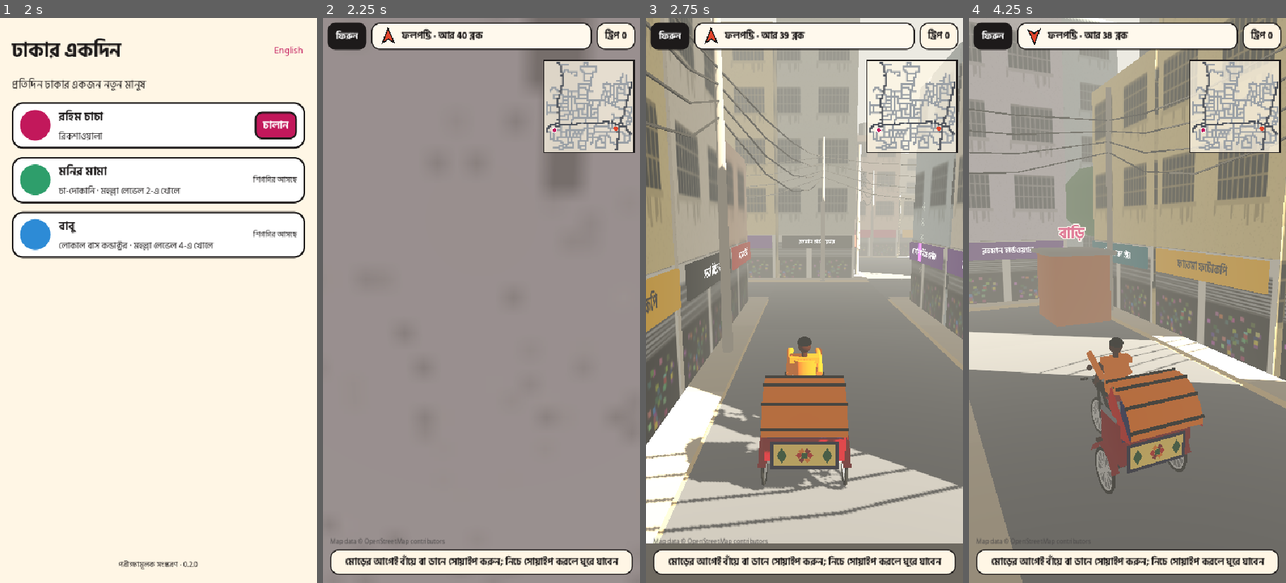
Above: before the commit, frames 1-4 (left to right).
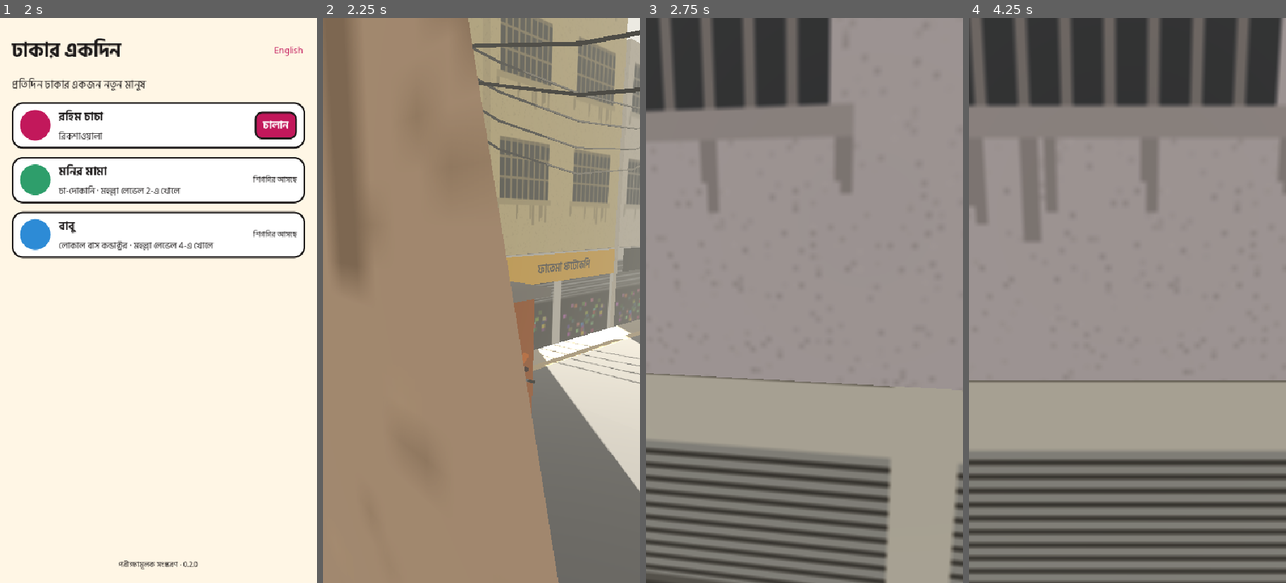
Above: after the commit, the same moments.

Repository: Habibur-Rahman-KUET-09/Dhakay-Akdin
Game: Godot game, scene res://scenes/main.tscn
Two runs of this game, one before a commit and one after it. Both use one fixed random seed, a clock stepped at 60 frames per second and the inputs below.
Inputs (mouse positions are in pixels of both pictures, inside the frame that each line leads up to):
- Up to frame 1 (2 s): click "English" at 0.5 s; click "বাংলা" at 1.25 s
- Up to frame 2 (2.25 s): click "চালান" at 2 s
- Up to frame 3 (2.75 s): no input
- Up to frame 4 (4.25 s): tap Enter at 2.75 s; move the mouse to (1197, 272) at 2.77 s; hold Right (ui_right) 2.78-3.5 s; tap B at 2.85 s; click (1197, 272) at 2.92 s; tap Space at 3.02, 3.05, 3.32 s; drag from (1064, 328) to (1111, 413) at 3.52 s

Frame 1 is identical in both runs. In frame 2, 94% of the frame differs, in the area x 0-100%, y 0-100%; in frame 3, 74%; in frame 4, 71%.
Error after the commit: Parse Error: Cannot infer the type of "text" variable because the value doesn't have a set type. (res://scripts/ui/hud.gd:173)

Commit message:
3D: the player pedals: speed in their hands, slower top speed
- Hold Pedal (right) to gather speed, let go to roll to a stop, Brake
  (left) to stop quickly; top speed about 20 km/h, shown on screen.
  Numbers in balance.json; shift tests for pedalling, coasting, braking.
- Touches are read per finger, so one finger can pedal while another
  swipes a turn. Space and B do the same on a keyboard.
- Rahim Chacha's legs move only while he pedals.

Co-Authored-By: Claude Opus 5.5 <noreply@anthropic.com>
Claude-Session: https://claude.ai/code/session_01D5VTTbiAkjZrLBvbSQEf7i

Diff:
--- a/game/content/balance.json
+++ b/game/content/balance.json
@@ -19,7 +19,7 @@
           "interstitial_every_n_days": 3, "interstitial_per_day": 3, "no_interstitial_first_days": 3},
   "rickshaw": {
     "start_hour": 7, "end_hour": 21, "daily_target": 600,
-    "speed_tiles_per_s": 1.6,
+    "speed_tiles_per_s": 0.95, "accel_tiles_per_s2": 0.45, "coast_decel": 0.3, "brake_decel": 1.5,
     "fare_base": 20, "fare_per_tile": 1.5, "fare_round_to": 5,
     "counter_offer_factor": 1.2,
     "eta_slack": 1.3, "late_step": 0.10, "waterlog_star_penalty": 0.5, "five_star_tip": 10,
--- a/game/content/strings.json
+++ b/game/content/strings.json
@@ -64,8 +64,8 @@
   "en": "Trips {count}"
  },
  "rickshawHint": {
-  "bn": "মোড়ের আগেই বাঁয়ে বা ডানে সোয়াইপ করুন; নিচে সোয়াইপ করলে ঘুরে যাবেন",
-  "en": "Swipe left or right before the junction; swipe down to turn round"
+  "bn": "প্যাডেল চেপে ধরে চালান; মোড়ের আগে বাঁয়ে বা ডানে সোয়াইপ, নিচে সোয়াইপ করলে ঘুরে যাবেন",
+  "en": "Hold Pedal to ride; swipe left or right before a junction, down to turn round"
  },
  "rickshawWhichWay": {
   "bn": "কোন দিকে? বাঁয়ে না ডানে সোয়াইপ করুন",
@@ -86,5 +86,17 @@
  "back": {
   "bn": "ফিরুন",
   "en": "Back"
+ },
+ "pedal": {
+  "bn": "প্যাডেল",
+  "en": "Pedal"
+ },
+ "brake": {
+  "bn": "ব্রেক",
+  "en": "Brake"
+ },
+ "kmh": {
+  "bn": "{n} কিমি/ঘণ্টা",
+  "en": "{n} km/h"
  }
 }
--- a/game/scripts/rules/shift.gd
+++ b/game/scripts/rules/shift.gd
@@ -14,6 +14,17 @@
 ## The shortest legal trip, in tiles, to a new destination.
 var min_trip := 8
 var rng := RandomNumberGenerator.new()
+
+## The player's pedal and brake (§৪.১, speed in the player's hands): the
+## rickshaw gathers speed while pedalling, rolls to a stop when not, and
+## stops quicker when braking. Rates in tiles per second per second.
+var pedal := false
+var brake := false
+var accel := 0.45
+var coast := 0.3
+var braking := 1.5
+## Current speed, tiles per second.
+var speed_now := 0.0
 
 var destination := Vector2i.ZERO
 ## The real place being driven to, when the map has places; else {}.
@@ -48,7 +59,14 @@
 
 
 func update(dt: float) -> Array:
-	driver.speed = base_speed * (flood_speed if on_flood() else 1.0)
+	var top := base_speed * (flood_speed if on_flood() else 1.0)
+	if brake:
+		speed_now = maxf(0.0, speed_now - braking * dt)
+	elif pedal:
+		speed_now = minf(top, speed_now + accel * dt) if speed_now <= top else maxf(top, speed_now - braking * dt)
+	else:
+		speed_now = maxf(0.0, speed_now - coast * dt)
+	driver.speed = speed_now
 	var events := driver.update(dt)
 	if not events.has(Driver.Event.ENTERED):
 		return events
--- a/game/scripts/ui/hud.gd
+++ b/game/scripts/ui/hud.gd
@@ -24,6 +24,17 @@
 var _goal := Vector2i.ZERO
 
 const MINI_PX := 3
+const PEDAL_SIZE := Vector2(132, 132)
+const BRAKE_SIZE := Vector2(104, 104)
+
+## The pedal (right) and brake (left) buttons. They do not take touches
+## themselves: the scene reads touches by finger, so one finger can pedal
+## while another swipes.
+var pedal_button: Panel
+var brake_button: Panel
+var _speed: Label
+var _pedal_down := false
+var _brake_down := false
 
 
 func setup(strings, road_map: RoadMap) -> void:
@@ -92,6 +103,23 @@
 	bottom.grow_vertical = Control.GROW_DIRECTION_BEGIN
 	bottom.mouse_filter = Control.MOUSE_FILTER_IGNORE
 	root.add_child(bottom)
+	var controls := HBoxContainer.new()
+	controls.mouse_filter = Control.MOUSE_FILTER_IGNORE
+	brake_button = _round_button(s.t("brake"), BRAKE_SIZE, Look.VERMILION)
+	brake_button.size_flags_vertical = Control.SIZE_SHRINK_END
+	controls.add_child(brake_button)
+	_speed = Look.label("", 18, true)
+	_speed.autowrap_mode = TextServer.AUTOWRAP_OFF
+	_speed.horizontal_alignment = HORIZONTAL_ALIGNMENT_CENTER
+	_speed.size_flags_horizontal = Control.SIZE_EXPAND_FILL
+	_speed.size_flags_vertical = Control.SIZE_SHRINK_END
+	_speed.add_theme_color_override("font_color", Color.WHITE)
+	_speed.add_theme_color_override("font_outline_color", Look.OUTLINE)
+	_speed.add_theme_constant_override("outline_size", 6)
+	controls.add_child(_speed)
+	pedal_button = _round_button(s.t("pedal"), PEDAL_SIZE, Look.PARROT)
+	controls.add_child(pedal_button)
+	bottom.add_child(controls)
 	var credit := Look.label(map.credit, 11)
 	credit.add_theme_color_override("font_color", Look.OUTLINE.lerp(Color.WHITE, 0.2))
 	bottom.add_child(credit)
@@ -101,6 +129,50 @@
 	_notice.horizontal_alignment = HORIZONTAL_ALIGNMENT_CENTER
 	_notice_box.add_child(_notice)
 	bottom.add_child(_notice_box)
+
+
+func _round_button(text: String, size: Vector2, colour: Color) -> Panel:
+	var b := Panel.new()
+	b.custom_minimum_size = size
+	b.mouse_filter = Control.MOUSE_FILTER_IGNORE
+	b.add_theme_stylebox_override("panel", Look.card(colour, int(size.x / 2), 4))
+	var l := Look.label(text, 18, true, Color.WHITE)
+	l.autowrap_mode = TextServer.AUTOWRAP_OFF
+	l.set_anchors_preset(Control.PRESET_FULL_RECT)
+	l.horizontal_alignment = HORIZONTAL_ALIGNMENT_CENTER
+	l.vertical_alignment = VERTICAL_ALIGNMENT_CENTER
+	b.add_child(l)
+	b.set_meta("colour", colour)
+	return b
+
+
+## Shows a button pressed or not.
+func _press(b: Panel, down: bool) -> void:
+	var colour: Color = b.get_meta("colour")
+	b.add_theme_stylebox_override("panel", Look.card(colour.darkened(0.3) if down else colour, int(b.custom_minimum_size.x / 2), 4))
+	b.scale = Vector2.ONE * (0.94 if down else 1.0)
+	b.pivot_offset = b.size / 2
+
+
+## Where the buttons are, in the same coordinates as touch events.
+func pedal_rect() -> Rect2:
+	return pedal_button.get_global_rect().grow(16)
+
+
+func brake_rect() -> Rect2:
+	return brake_button.get_global_rect().grow(16)
+
+
+func show_controls(pedal: bool, brake: bool, kmh: float) -> void:
+	if pedal != _pedal_down:
+		_pedal_down = pedal
+		_press(pedal_button, pedal)
+	if brake != _brake_down:
+		_brake_down = brake
+		_press(brake_button, brake)
+	var text := s.t("kmh", {"n": roundi(kmh)})
+	if _speed.text != text:
+		_speed.text = text
 
 
 func _mini_image() -> Image:
--- a/game/scripts/world/rickshaw_scene.gd
+++ b/game/scripts/world/rickshaw_scene.gd
@@ -34,8 +34,11 @@
 var _notice := ""
 var _notice_colour := Look.OUTLINE
 var _notice_left := 0.0
-var _touch_start := Vector2.ZERO
-var _touch_used := true
+var _pedal_fingers := {}
+var _brake_fingers := {}
+var _swipes := {}
+var _key_pedal := false
+var _key_brake := false
 
 
 func _ready() -> void:
@@ -43,6 +46,9 @@
 	var map: RoadMap = RoadMap.load_area("mirpur")
 	var b := Balance.new()
 	shift = Shift.new(map, b.n("rickshaw.speed_tiles_per_s"), b.n("rickshaw.waterlog_speed"))
+	shift.accel = b.n("rickshaw.accel_tiles_per_s2")
+	shift.coast = b.n("rickshaw.coast_decel")
+	shift.braking = b.n("rickshaw.brake_decel")
 	_environment()
 	add_child(City.build(map, strings.lang))
 	var traffic := Traffic.new()
@@ -179,7 +185,8 @@
 	if d.moving:
 		for w in rickshaw.get_meta("wheels"):
 			w.rotate_x(-dt * d.speed * City.T / 0.34)
-	_paint.set_shader_parameter("custom_data", Vector4(0.0, 1.0 if d.moving else 0.0, 0.0, 1.0))
+	var pedalling := shift.pedal and d.moving
+	_paint.set_shader_parameter("custom_data", Vector4(0.0, 1.0 if pedalling else 0.0, 0.0, 1.0))
 	var forward := Vector3(-sin(_yaw), 0, -cos(_yaw))
 	camera.position = rickshaw.position - forward * CAMERA_BACK + Vector3.UP * CAMERA_UP
 	camera.look_at(rickshaw.position + forward * 8.0 + Vector3.UP * 1.2)
@@ -197,21 +204,45 @@
 		var place_label := RoadMap.place_name(shift.place, strings.lang) if not shift.place.is_empty() else ""
 		target = strings.t("rickshawToPlace", {"place": place_label, "tiles": shift.remaining}) if place_label != "" \
 			else strings.t("rickshawToGo", {"tiles": shift.remaining})
+	hud.show_controls(shift.pedal, shift.brake, shift.speed_now * City.T * 3.6)
 	hud.refresh(target, shift.delivered, angle, _notice, _notice_colour, me, shift.destination)
 
 
-func _unhandled_input(event: InputEvent) -> void:
+## Touches are read finger by finger: a finger on the pedal or brake holds
+## it; any other finger can swipe a turn at the same time.
+func _input(event: InputEvent) -> void:
 	if event is InputEventScreenTouch:
+		var finger: int = event.index
 		if event.pressed:
-			_touch_start = event.position
-			_touch_used = false
+			if hud.pedal_rect().has_point(event.position):
+				_pedal_fingers[finger] = true
+			elif hud.brake_rect().has_point(event.position):
+				_brake_fingers[finger] = true
+			else:
+				_swipes[finger] = {"start": event.position, "used": false}
+		else:
+			_pedal_fingers.erase(finger)
+			_brake_fingers.erase(finger)
+			_swipes.erase(finger)
+		_apply_controls()
 		return
-	if event is InputEventScreenDrag and not _touch_used:
-		var moved: Vector2 = event.position - _touch_start
-		if moved.length() >= SWIPE_PX:
-			_touch_used = true
-			_turn(_swipe_turn(moved))
+	if event is InputEventScreenDrag:
+		var swipe = _swipes.get(event.index)
+		if swipe != null and not swipe.used:
+			var moved: Vector2 = event.position - swipe.start
+			if moved.length() >= SWIPE_PX:
+				swipe.used = true
+				_turn(_swipe_turn(moved))
 		return
+	if event is InputEventKey and not event.echo:
+		if event.keycode == KEY_SPACE:
+			_key_pedal = event.pressed
+			_apply_controls()
+			return
+		if event.keycode == KEY_B:
+			_key_brake = event.pressed
+			_apply_controls()
+			return
 	if event.is_action_pressed("ui_left"):
 		_turn(Driver.LEFT)
 	elif event.is_action_pressed("ui_right"):
@@ -222,6 +253,11 @@
 		_turn(Driver.AHEAD)
 
 
+func _apply_controls() -> void:
+	shift.pedal = _key_pedal or not _pedal_fingers.is_empty()
+	shift.brake = _key_brake or not _brake_fingers.is_empty()
+
+
 ## A finger's movement on screen as a turn: the camera looks ahead, so up
 ## is straight on and down is back.
 static func _swipe_turn(moved: Vector2) -> int:
--- a/game/tests/shots.gd
+++ b/game/tests/shots.gd
@@ -23,9 +23,10 @@
 	await _frames(2)
 	var drive = load("res://scenes/rickshaw.tscn").instantiate()
 	root.add_child(drive)
+	drive.shift.pedal = true
 	await _frames(10)
 	_save("2-start")
-	await _seconds(3.0)
+	await _seconds(6.0)
 	_save("3-driving")
 	drive.shift.swipe(1)
 	await _seconds(4.0)
--- a/game/tests/test_rules.gd
+++ b/game/tests/test_rules.gd
@@ -173,6 +173,8 @@
 
 func test_reaching_the_destination_counts_and_picks_another() -> void:
 	var s := Shift.new(small(), 2.0, 0.5, 3, 1)
+	s.pedal = true
+	s.accel = 10.0
 	var events := []
 	var i := 0
 	# Drive the legal route, swiping each turn a tile ahead as a player would.
@@ -195,8 +197,30 @@
 func test_a_waterlogged_road_halves_the_speed() -> void:
 	var m: RoadMap = RoadMap.parse("wet", PackedStringArray(["######", "#HW..#", "######"]))
 	var s := Shift.new(m, 2.0, 0.5, 1, 1)
-	s.update(0.01)
-	near(s.driver.speed, 1.0, "speed on the water")
+	s.pedal = true
+	s.accel = 100.0
+	s.update(0.05)
+	near(s.driver.speed, 1.0, "top speed on the water is half")
+
+
+func test_pedal_brake_and_coast() -> void:
+	var s := Shift.new(small(), 1.0, 0.5, 3, 1)
+	s.update(0.5)
+	near(s.speed_now, 0.0, "no pedalling, no moving")
+	eq(s.driver.cell, small().home, "still at home")
+	s.pedal = true
+	for i in 10:
+		s.update(0.1)
+	near(s.speed_now, minf(1.0, s.accel * 1.0), "gathers speed", 1e-3)
+	s.accel = 100.0
+	s.update(0.1)
+	near(s.speed_now, 1.0, "never above the top speed")
+	s.pedal = false
+	s.update(1.0)
+	near(s.speed_now, 1.0 - s.coast, "rolls on, slowing", 1e-3)
+	s.brake = true
+	s.update(1.0)
+	near(s.speed_now, 0.0, "the brake stops it")
 
 
 func _dir(a: Vector2i, b: Vector2i) -> int:
Not shown, changed: docs/DETAILED_DESIGN.md
